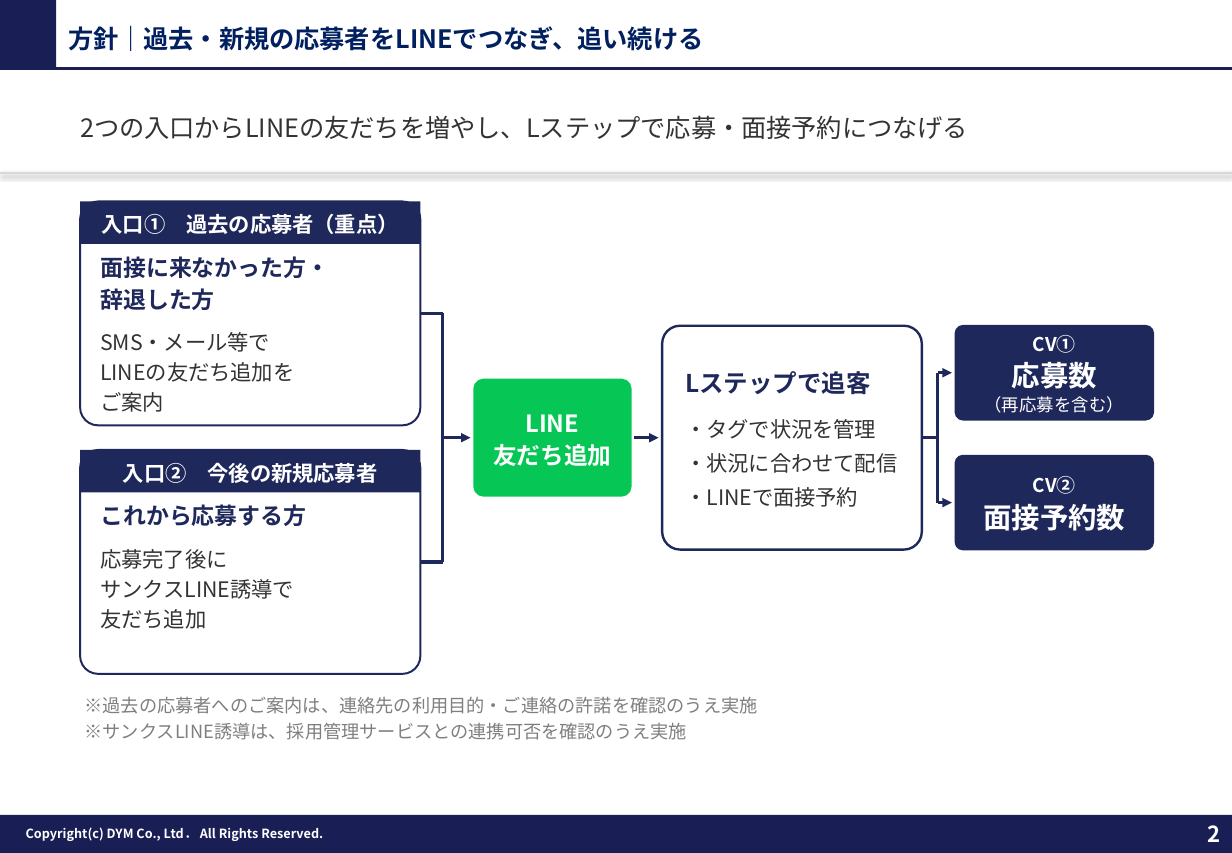
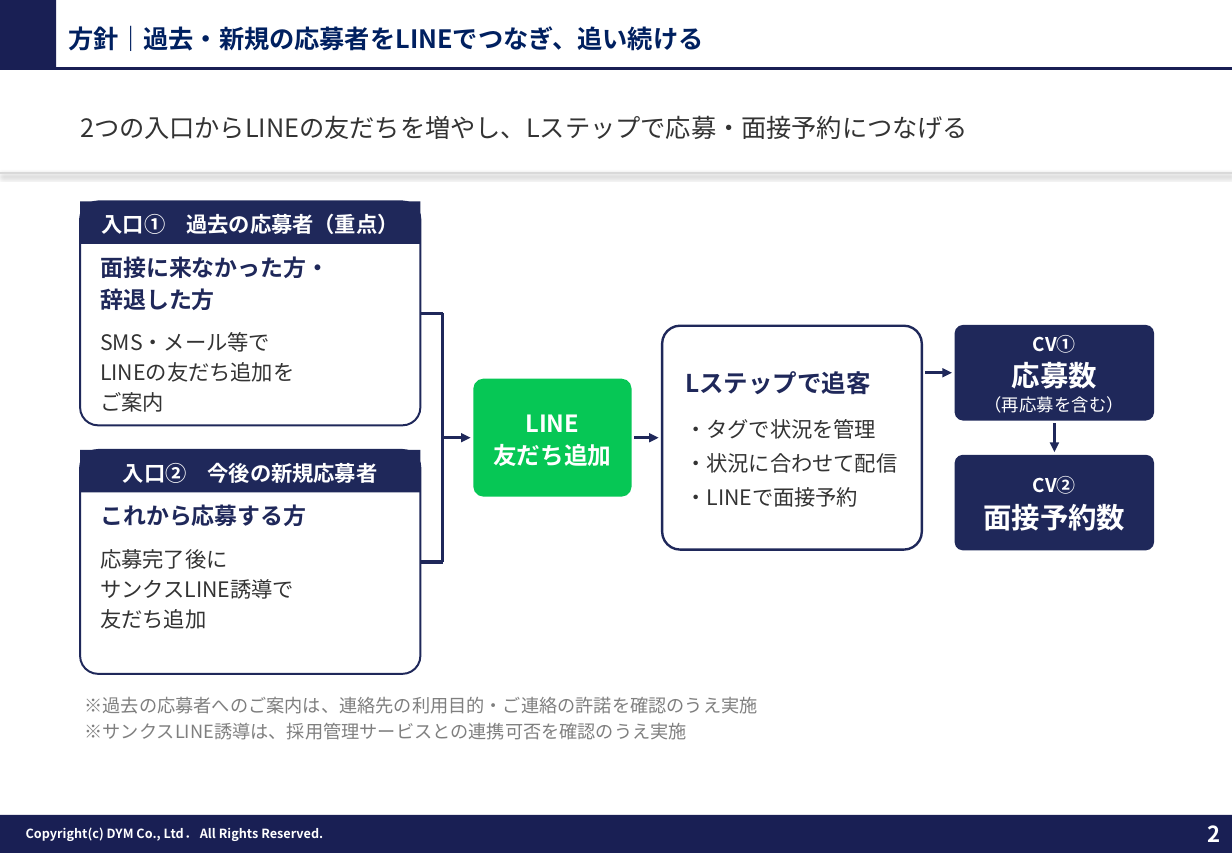
Before and after one commit to tonomura-r-dev/folder, a slide deck: slide 2 of 20261013_セキュリティー京葉御中_LINE採用追客のご提案.pptx. Drawn at 1232x853 pixels with LibreOffice and Linux fonts; fonts in the diff are those of the drawing; background and template pictures are left out. Boxes give left, top, right and bottom in pixels: in the first picture for what was removed or moved away, otherwise in the second. Text is boxed around its words. In the diff, an @@ line names an element or a change of style, - is before the commit and + after.

```diff
--- a/20261013_セキュリティー京葉御中_LINE採用追客のご提案.pptx
+++ b/20261013_セキュリティー京葉御中_LINE採用追客のご提案.pptx
@@ line moved from (923, 438) - (937, 438) to (926, 373) - (952, 373) @@
@@ line (926, 373) - (952, 373): line to arrow @@
@@ line removed from (937, 373) to (937, 503) @@
@@ arrow moved from (937, 373) - (952, 373) to (1055, 423) - (1055, 452) @@
@@ arrow removed from (937, 503) to (952, 503) @@
```
Also in this commit, not shown: 1 other slide changed, 2 other files.
